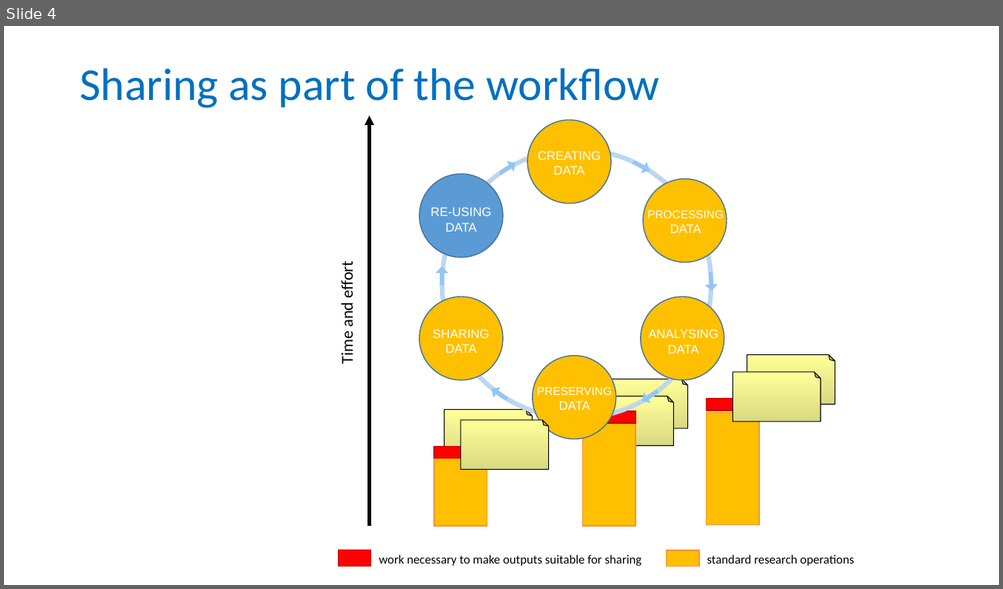
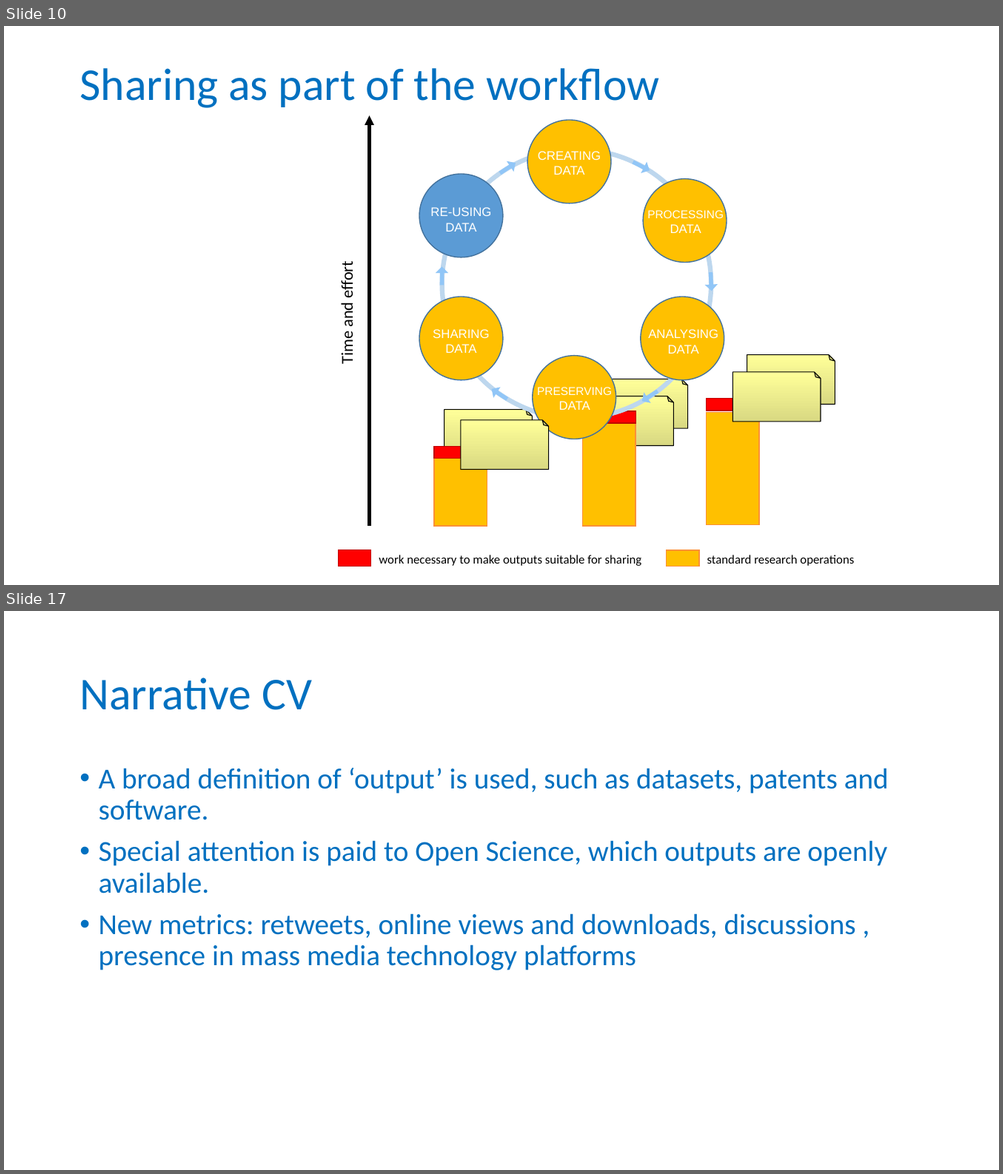
Before and after one commit to tobyhodges/probable-enigma, a slide deck: instructors/01_Why_are_we_here.pptx. Shown one above the other, each under a label of ours: slide 4 before the commit, slides 10 and 17 after it; the slides between them are not shown. The pictures are 1003x589 and 1003x1174 pixels, drawn with LibreOffice and Linux fonts; fonts in the diff are those of the drawing; background and template pictures are left out. Boxes give left, top, right and bottom in pixels: in the first picture for what was removed or moved away, otherwise in the second. Text is boxed around its words. In the diff, an @@ line names an element or a change of style, - is before the commit and + after.

```diff
--- a/instructors/01_Why_are_we_here.pptx
+++ b/instructors/01_Why_are_we_here.pptx
@@ slide 17 added at (4, 611, 999, 1170), background #FFFFFF @@
@@ title added at (79, 678, 312, 710), 44 pt, text #0070C0 @@
+Narrative CV
@@ text added at (99, 768, 888, 971), 28 pt, text #0070C0 @@
+• A broad definition of ‘output’ is used, such as datasets, patents and software.
+• Special attention is paid to Open Science, which outputs are openly available.
+• New metrics: retweets, online views and downloads, discussions , presence in mass media technology platforms
@@ what was slide 4 is now slide 10 @@
```
Also in this commit, not shown: 2 slides changed, 17 other slides added, 1 slide removed, 1 other file.
